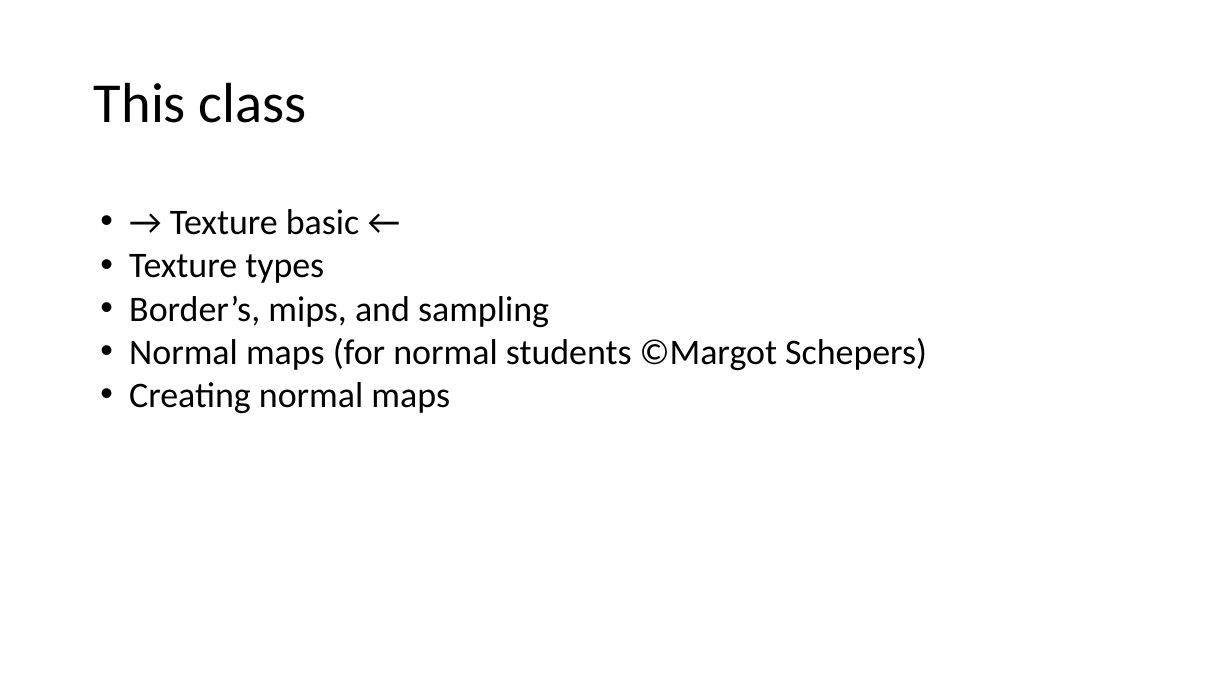
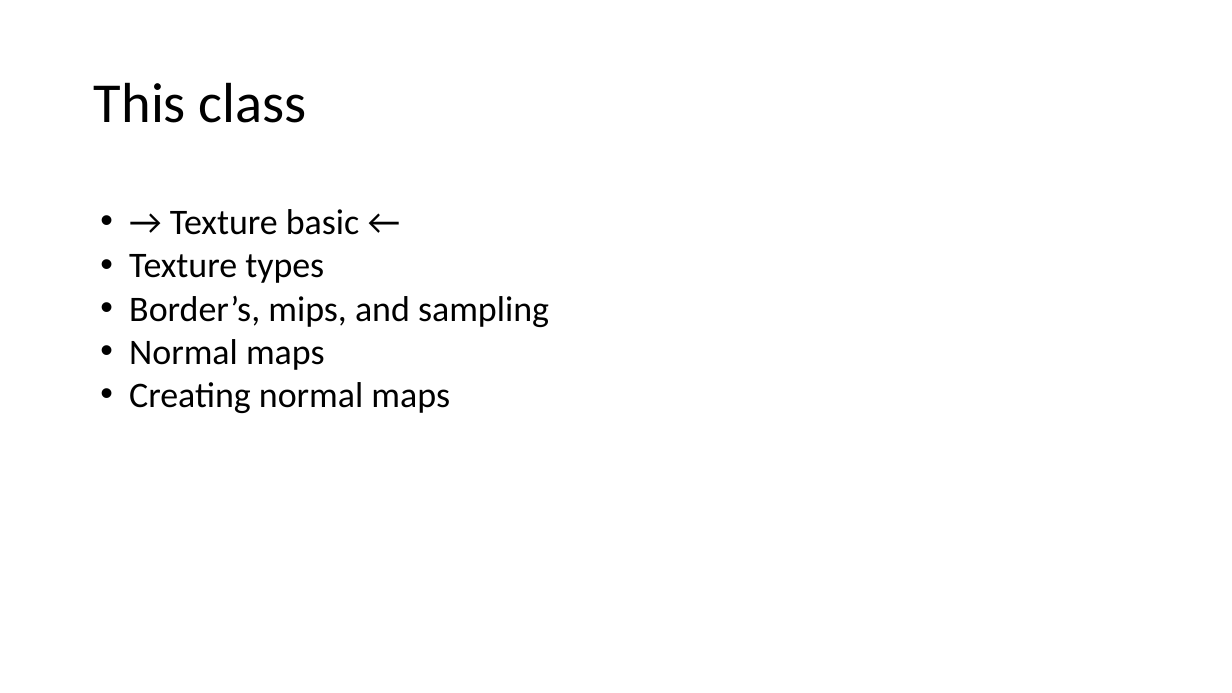
Before and after one commit to harveypekar/3dgraphics, a slide deck: slide 6 of course/3d_slides_w6.pptx (slide 4 before the commit). Drawn at 1232x693 pixels with LibreOffice and Linux fonts; fonts in the diff are those of the drawing. Boxes give left, top, right and bottom in pixels: in the first picture for what was removed or moved away, otherwise in the second. Text is boxed around its words. In the diff, an @@ line names an element or a change of style, - is before the commit and + after.

Commit message:
normal maps

```diff
--- a/course/3d_slides_w6.pptx
+++ b/course/3d_slides_w6.pptx
@@ text at <box>129,339,325,370</box>: text changed @@
-• Normal maps (for normal students ©Margot Schepers)
+• Normal maps
```
Also in this commit, not shown: 3 other slides changed, 16 slides added, 6 slides removed.
